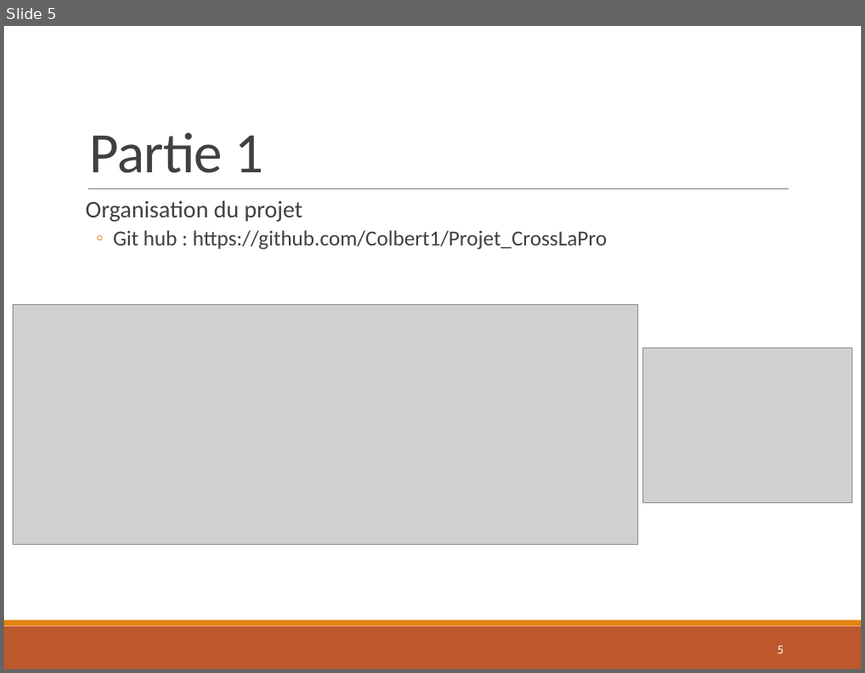
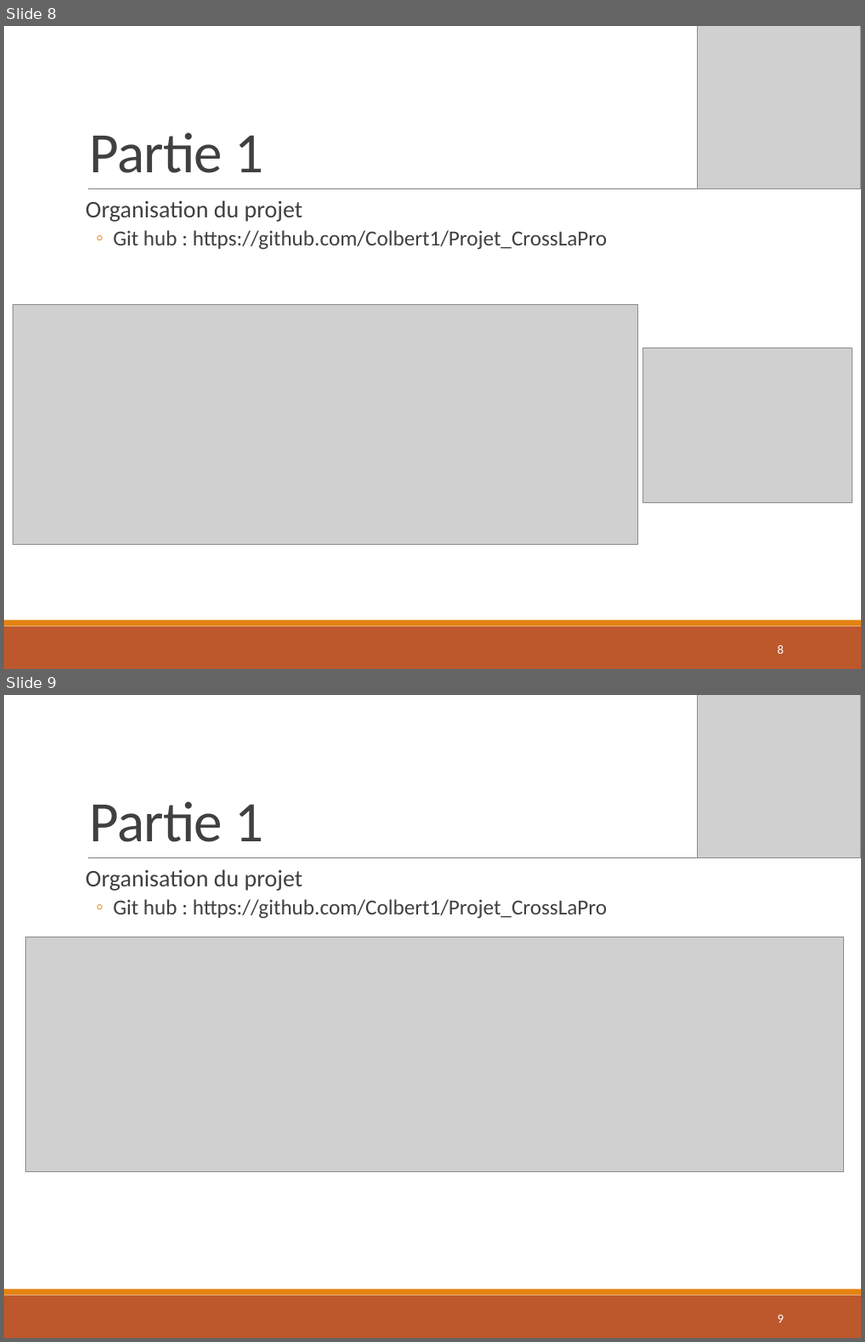
Before and after one commit to Colbert1/Projet_CrossLaPro, a slide deck: Ressources/Presentation_Projet_CrossLaPro_E3_Danel.pptx. Shown one above the other, each under a label of ours: slide 5 before the commit, slides 8 and 9 after it. The pictures are 865x673 and 865x1342 pixels, drawn with LibreOffice and Linux fonts; fonts in the diff are those of the drawing; grey boxes stand for pictures. Boxes give left, top, right and bottom in pixels: in the first picture for what was removed or moved away, otherwise in the second. Text is boxed around its words. In the diff, an @@ line names an element or a change of style, - is before the commit and + after.

```diff
--- a/Ressources/Presentation_Projet_CrossLaPro_E3_Danel.pptx
+++ b/Ressources/Presentation_Projet_CrossLaPro_E3_Danel.pptx
@@ slide 9 added at (4, 695, 861, 1338), background #FFFFFF; not listed: 3 template elements that a slide beside it also shows @@
@@ picture added at (697, 695, 861, 858) @@
@@ title added at (90, 801, 263, 842), 48 pt, text #404040 @@
+Partie 1
@@ text added at (86, 869, 607, 919), 18 pt, text #404040 @@
+  Organisation du projet
+  ◦ Git hub : https://github.com/Colbert1/Projet_CrossLaPro
@@ picture added at (25, 936, 844, 1171) @@
@@ page number added at (778, 1314, 783, 1322), 10.5 pt, text #FFFFFF @@
+9
@@ what was slide 5 is now slide 8 @@
@@ slide 8 changed as well @@
@@ picture added at (697, 26, 861, 189) @@
@@ page number at (778, 645, 783, 653): text changed @@
-5
+8
```
Also in this commit, not shown: 12 other slides changed, 11 other slides added, 1 slide removed, 10 other files.
